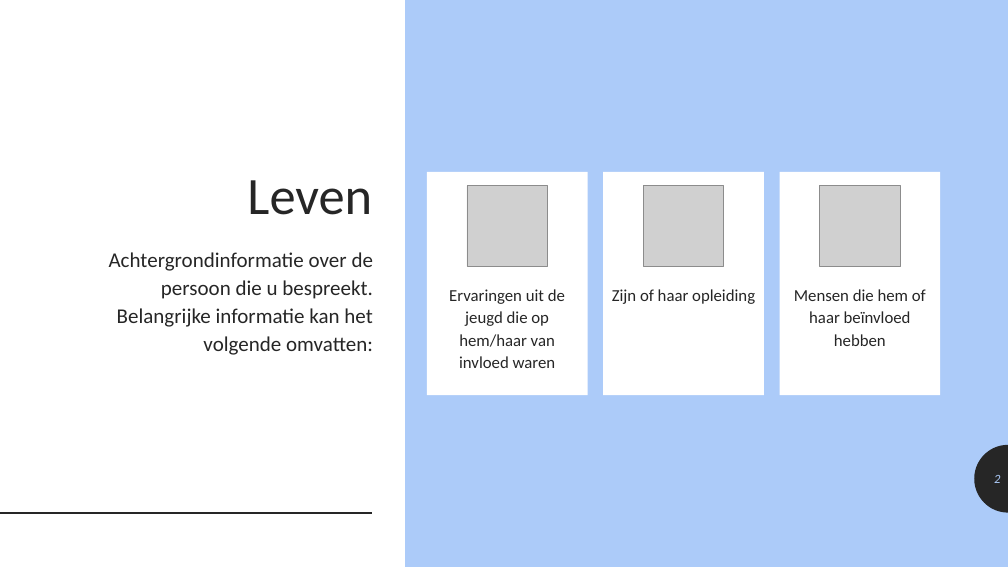
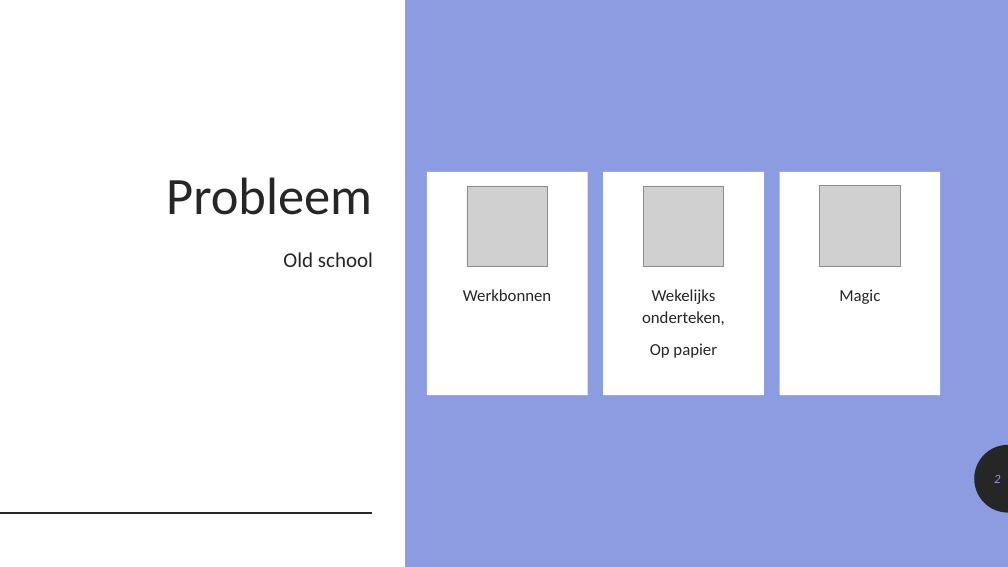
Before and after one commit to nawatend/arte_tech_pro, a slide deck: slide 2 of docs/presentatie.pptx. Drawn at 1008x567 pixels with LibreOffice and Linux fonts; fonts in the diff are those of the drawing; grey boxes stand for pictures. Boxes give left, top, right and bottom in pixels: in the first picture for what was removed or moved away, otherwise in the second. Text is boxed around its words. In the diff, an @@ line names an element or a change of style, - is before the commit and + after.

```diff
--- a/docs/presentatie.pptx
+++ b/docs/presentatie.pptx
@@ background #ACCBF9 to #8D9BE1 @@
@@ title at (x1=166, y1=177, x2=372, y2=215): text changed @@
-Leven
+Probleem
@@ text at (x1=283, y1=252, x2=373, y2=267): text changed @@
-Achtergrondinformatie over de persoon die u bespreekt. Belangrijke informatie kan het volgende omvatten:
+Old school
@@ text at (x1=463, y1=289, x2=551, y2=301): text changed @@
-Ervaringen uit de jeugd die op hem/haar van invloed waren
+Werkbonnen
@@ text at (x1=642, y1=289, x2=725, y2=358): text changed @@
-Zijn of haar opleiding
+Wekelijks onderteken,
+Op papier
@@ text at (x1=839, y1=289, x2=880, y2=304): text changed @@
-Mensen die hem of haar beïnvloed hebben
+Magic
@@ page number at (x1=994, y1=475, x2=1000, y2=483): text colour #ACCBF9 to #8D9BE1 @@
```
Also in this commit, not shown: 1 other slide changed, 7 slides added, 6 slides removed, 3 other files.
